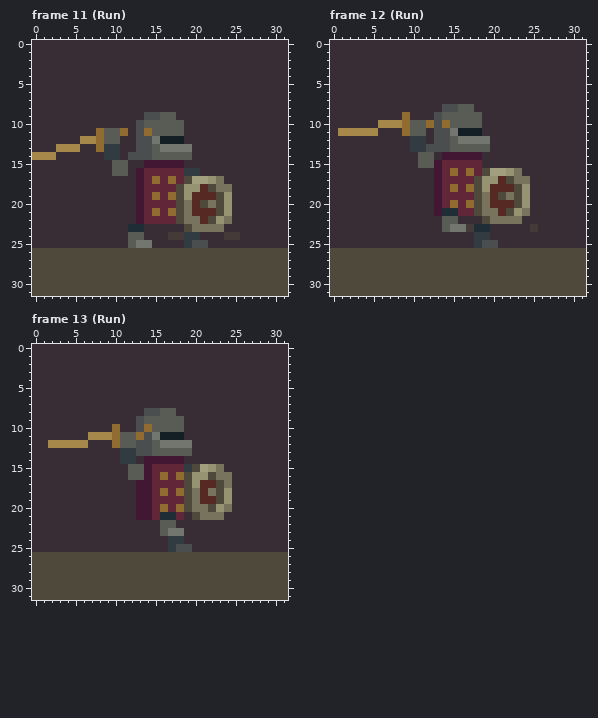
Pixel-art file: Assets/Sprites/Hero.ase. The first picture shows the starting point.
32x32 pixels, 33 frames. Colours within 5 levels of each other are drawn and written as one. Shown: frame 11 (Run), frame 12 (Run), frame 13 (Run). The commit also changed other frames, which this record leaves out.
Once edited:
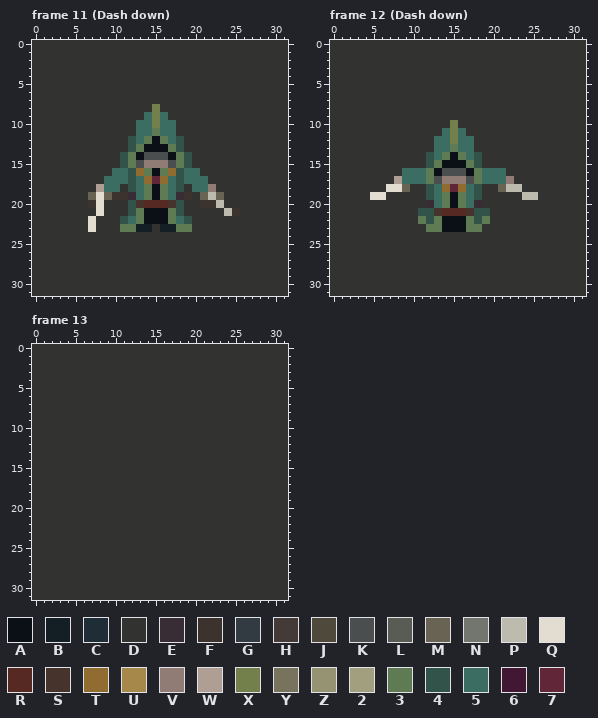
Palette (. is transparent): A #0b1016  B #141f25  C #1f2d36  D #323230  E #382d35  F #3c322e  G #323b42  H #443b38  J #4f493b  K #4b4e4f  L #595c55  M #696353  N #73756f  P #bdbbae  Q #e3ddd1  R #562923  S #46332c  T #906c30  U #a6884a  V #907c75  W #af9e94  X #73804b  Y #78735d  Z #969372  2 #a29f7e  3 #5f7b53  4 #32534a  5 #3b6d62  6 #421733  7 #612638
Change:
layer "head" added
layer "Arm2" added
layer "Arm1" added
layer "Dagger2" added
layer "Dagger1" added
layer "Leg 2" removed
layer "Arm 2" removed
layer "Leg 1" removed
layer "Shield" removed
layer "Head" removed
layer "Arm 1" removed
layer "Sword" removed
Frame 11 (Dash down):
y 0..7: x 0..31 EEEEEEEEEEEEEEEEEEEEEEEEEEEEEEEE -> DDDDDDDDDDDDDDDDDDDDDDDDDDDDDDDD
y 8: x 0..31 EEEEEEEEEEEEEEEEEEEEEEEEEEEEEEEE -> DDDDDDDDDDDDDDDXDDDDDDDDDDDDDDDD
y 9: x 0..31 EEEEEEEEEEEEEEKKLLEEEEEEEEEEEEEE -> DDDDDDDDDDDDDD5X5DDDDDDDDDDDDDDD
y 10: x 0..31 EEEEEEEEEEEEEKLLLLLEEEEEEEEEEEEE -> DDDDDDDDDDDDD55X55DDDDDDDDDDDDDD
y 11: x 0..31 EEEEEEEETLLTEKTLLLLEEEEEEEEEEEEE -> DDDDDDDDDDDDD55355DDDDDDDDDDDDDD
y 12: x 0..31 EEEEEEUUTLLEEKKNBBBEEEEEEEEEEEEE -> DDDDDDDDDDDD453A354DDDDDDDDDDDDD
y 13: x 0..31 EEEUUUEETGGEEKKLNNNNEEEEEEEEEEEE -> DDDDDDDDDDDD43AAA34DDDDDDDDDDDDD
y 14: x 0..13 UUUEEEEEEGGEKK -> DDDDDDDDDDD43A; x 15..31 LLLLLEEEEEEEEEEEE -> KKA34DDDDDDDDDDDD
y 15: x 0..31 EEEEEEEEEELLEE66666EEEEEEEEEEEEE -> DDDDDDDDDDD43KVVVK34DDDDDDDDDDDD
y 16: x 0..31 EEEEEEEEEELLE677777GGEEEEEEEEEEE -> DDDDDDDDDD554T3A3T455DDDDDDDDDDD
y 17: x 0..31 EEEEEEEEEEEEE67T7T7J22ZYEEEEEEEE -> DDDDDDDDD55545T7T54555DDDDDDDDDD
y 18: x 0..31 EEEEEEEEEEEEE67777JZZRJYYEEEEEEE -> DDDDDDDDW55D453A354D55VDDDDDDDDD
y 19: x 0..11 EEEEEEEEEEEE -> DDDDDDDMQMFF; x 13..31 67T7TJZRRRJZEEEEEEE -> 53A35EFDMPMDDDDDDDD
y 20: x 0..31 EEEEEEEEEEEEE67777JYRJYJZEEEEEEE -> DDDDDDDFQDDD4SRRRS4DDFFPDDDDDDDD
y 21: x 0..31 EEEEEEEEEEEEE67T7TJYRRRJZEEEEEEE -> DDDDDDDDQDDD43AAA34DDDDDPFDDDDDD
y 22: x 0..31 EEEEEEEEEEEEE67777JYYRJZYEEEEEEE -> DDDDDDDQDDD453AAA354DDDDDDDDDDDD
y 23: x 0..31 EEEEEEEEEEEECCEEEEEJYYYYEEEEEEEE -> DDDDDDDQDDD33BBDBB33DDDDDDDDDDDD
y 24: x 0..31 EEEEEEEEEEEELLEEEHHGGEEEHHEEEEEE -> DDDDDDDDDDDDDDDDDDDDDDDDDDDDDDDD
y 25: x 0..31 EEEEEEEEEEEELNNEEEEGKKEEEEEEEEEE -> DDDDDDDDDDDDDDDDDDDDDDDDDDDDDDDD
y 26..31: x 0..31 JJJJJJJJJJJJJJJJJJJJJJJJJJJJJJJJ -> DDDDDDDDDDDDDDDDDDDDDDDDDDDDDDDD
Frame 12 (Dash down):
y 0..7: x 0..31 EEEEEEEEEEEEEEEEEEEEEEEEEEEEEEEE -> DDDDDDDDDDDDDDDDDDDDDDDDDDDDDDDD
y 8: x 0..31 EEEEEEEEEEEEEEKKLLEEEEEEEEEEEEEE -> DDDDDDDDDDDDDDDDDDDDDDDDDDDDDDDD
y 9: x 0..31 EEEEEEEEETEEEKLLLLLEEEEEEEEEEEEE -> DDDDDDDDDDDDDDDDDDDDDDDDDDDDDDDD
y 10: x 0..31 EEEEEEUUUTLLTKTLLLLEEEEEEEEEEEEE -> DDDDDDDDDDDDDDDXDDDDDDDDDDDDDDDD
y 11: x 0..31 EUUUUUEEETLLEKKNBBBEEEEEEEEEEEEE -> DDDDDDDDDDDDDD5X5DDDDDDDDDDDDDDD
y 12: x 0..31 EEEEEEEEEEGGEKKLNNNNEEEEEEEEEEEE -> DDDDDDDDDDDDD55X55DDDDDDDDDDDDDD
y 13: x 0..31 EEEEEEEEEEGGKKKLLLLLEEEEEEEEEEEE -> DDDDDDDDDDDDD55355DDDDDDDDDDDDDD
y 14: x 0..31 EEEEEEEEEEELLE66666EEEEEEEEEEEEE -> DDDDDDDDDDDD453A354DDDDDDDDDDDDD
y 15: x 0..31 EEEEEEEEEEELL677777EEEEEEEEEEEEE -> DDDDDDDDDDDD43AAA34DDDDDDDDDDDDD
y 16: x 0..31 EEEEEEEEEEEEE67T7T7J22ZYEEEEEEEE -> DDDDDDDDD5553AKKKA3555DDDDDDDDDD
y 17: x 0..31 EEEEEEEEEEEEE67777JZZRJYYEEEEEEE -> DDDDDDDDW5553KVVVK3555VDDDDDDDDD
y 18: x 0..31 EEEEEEEEEEEEE67T7TJZRRRJZEEEEEEE -> DDDDDDDQQMDD45T7T54DDMPPDDDDDDDD
y 19: x 0..31 EEEEEEEEEEEEE67777JYRJYJZEEEEEEE -> DDDDDQQDDDDD453A354DDDDDPPDDDDDD
y 20: x 0..11 EEEEEEEEEEEE -> DDDDDDDDDDDD; x 13..31 67T7TJYRRRJZEEEEEEE -> 53A35EDDDDDDDDDDDDD
y 21: x 0..31 EEEEEEEEEEEEE6CC77JYYRJZYEEEEEEE -> DDDDDDDDDDD44SRRRS44DDDDDDDDDDDD
y 22: x 0..31 EEEEEEEEEEEEEELLEEEJYYYYEEEEEEEE -> DDDDDDDDDDD343AAA343DDDDDDDDDDDD
y 23: x 0..31 EEEEEEEEEEEEEELNNHCCEEEEEHEEEEEE -> DDDDDDDDDDDD33AAA33DDDDDDDDDDDDD
y 24: x 0..31 EEEEEEEEEEEEEEEEEEGGEEEEEEEEEEEE -> DDDDDDDDDDDDDDDDDDDDDDDDDDDDDDDD
y 25: x 0..31 EEEEEEEEEEEEEEEEEEGKKEEEEEEEEEEE -> DDDDDDDDDDDDDDDDDDDDDDDDDDDDDDDD
y 26..31: x 0..31 JJJJJJJJJJJJJJJJJJJJJJJJJJJJJJJJ -> DDDDDDDDDDDDDDDDDDDDDDDDDDDDDDDD
Frame 13, layers "char", "BACK":
y 0..7: x 0..31 EEEEEEEEEEEEEEEEEEEEEEEEEEEEEEEE -> DDDDDDDDDDDDDDDDDDDDDDDDDDDDDDDD
y 8: x 0..31 EEEEEEEEEEEEEEKKLLEEEEEEEEEEEEEE -> DDDDDDDDDDDDDDDDDDDDDDDDDDDDDDDD
y 9: x 0..31 EEEEEEEEEEEEEKLLLLLEEEEEEEEEEEEE -> DDDDDDDDDDDDDDDDDDDDDDDDDDDDDDDD
y 10: x 0..31 EEEEEEEEEETEEKTLLLLEEEEEEEEEEEEE -> DDDDDDDDDDDDDDDDDDDDDDDDDDDDDDDD
y 11: x 0..31 EEEEEEEUUUTLLTKNBBBEEEEEEEEEEEEE -> DDDDDDDDDDDDDDDDDDDDDDDDDDDDDDDD
y 12: x 0..31 EEUUUUUEEETLLKKLNNNNEEEEEEEEEEEE -> DDDDDDDDDDDDDDDDDDDDDDDDDDDDDDDD
y 13: x 0..31 EEEEEEEEEEEGGKKLLLLLEEEEEEEEEEEE -> DDDDDDDDDDDDDDDDDDDDDDDDDDDDDDDD
y 14: x 0..31 EEEEEEEEEEEGGE66666EEEEEEEEEEEEE -> DDDDDDDDDDDDDDDDDDDDDDDDDDDDDDDD
y 15: x 0..31 EEEEEEEEEEEELL67777GJ2ZYEEEEEEEE -> DDDDDDDDDDDDDDDDDDDDDDDDDDDDDDDD
y 16: x 0..31 EEEEEEEEEEEELL67T7TJZZJYYEEEEEEE -> DDDDDDDDDDDDDDDDDDDDDDDDDDDDDDDD
y 17: x 0..31 EEEEEEEEEEEEE667777JZRRJYEEEEEEE -> DDDDDDDDDDDDDDDDDDDDDDDDDDDDDDDD
y 18: x 0..31 EEEEEEEEEEEEE667T7TJYRYJZEEEEEEE -> DDDDDDDDDDDDDDDDDDDDDDDDDDDDDDDD
y 19: x 0..31 EEEEEEEEEEEEE667777JYRRJZEEEEEEE -> DDDDDDDDDDDDDDDDDDDDDDDDDDDDDDDD
y 20: x 0..31 EEEEEEEEEEEEE667T7TJYYJZYEEEEEEE -> DDDDDDDDDDDDDDDDDDDDDDDDDDDDDDDD
y 21: x 0..31 EEEEEEEEEEEEE667CC7EJYYYEEEEEEEE -> DDDDDDDDDDDDDDDDDDDDDDDDDDDDDDDD
y 22: x 0..31 EEEEEEEEEEEEEEEELLEEEEEEEEEEEEEE -> DDDDDDDDDDDDDDDDDDDDDDDDDDDDDDDD
y 23: x 0..31 EEEEEEEEEEEEEEEELNNEEEEEEEEEEEEE -> DDDDDDDDDDDDDDDDDDDDDDDDDDDDDDDD
y 24: x 0..31 EEEEEEEEEEEEEEEEEGGEEEEEEEEEEEEE -> DDDDDDDDDDDDDDDDDDDDDDDDDDDDDDDD
y 25: x 0..31 EEEEEEEEEEEEEEEEEGKKEEEEEEEEEEEE -> DDDDDDDDDDDDDDDDDDDDDDDDDDDDDDDD
y 26..31: x 0..31 JJJJJJJJJJJJJJJJJJJJJJJJJJJJJJJJ -> DDDDDDDDDDDDDDDDDDDDDDDDDDDDDDDD
Pixel boxes of the changes (left, top, right, bottom) in both pictures:
changed: (32, 40, 288, 296)
changed: (330, 40, 586, 296)
changed: (32, 344, 288, 600)
